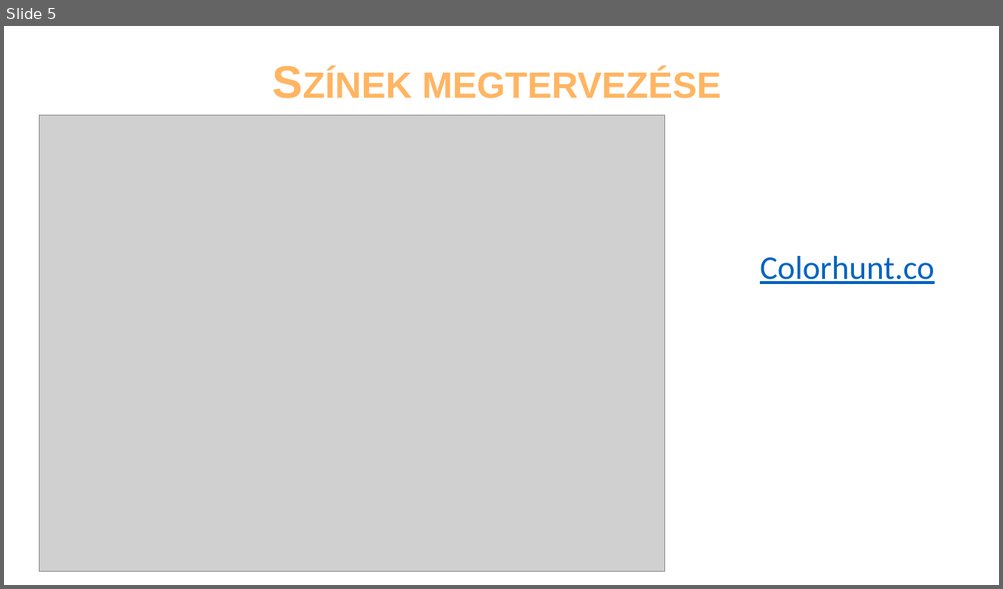
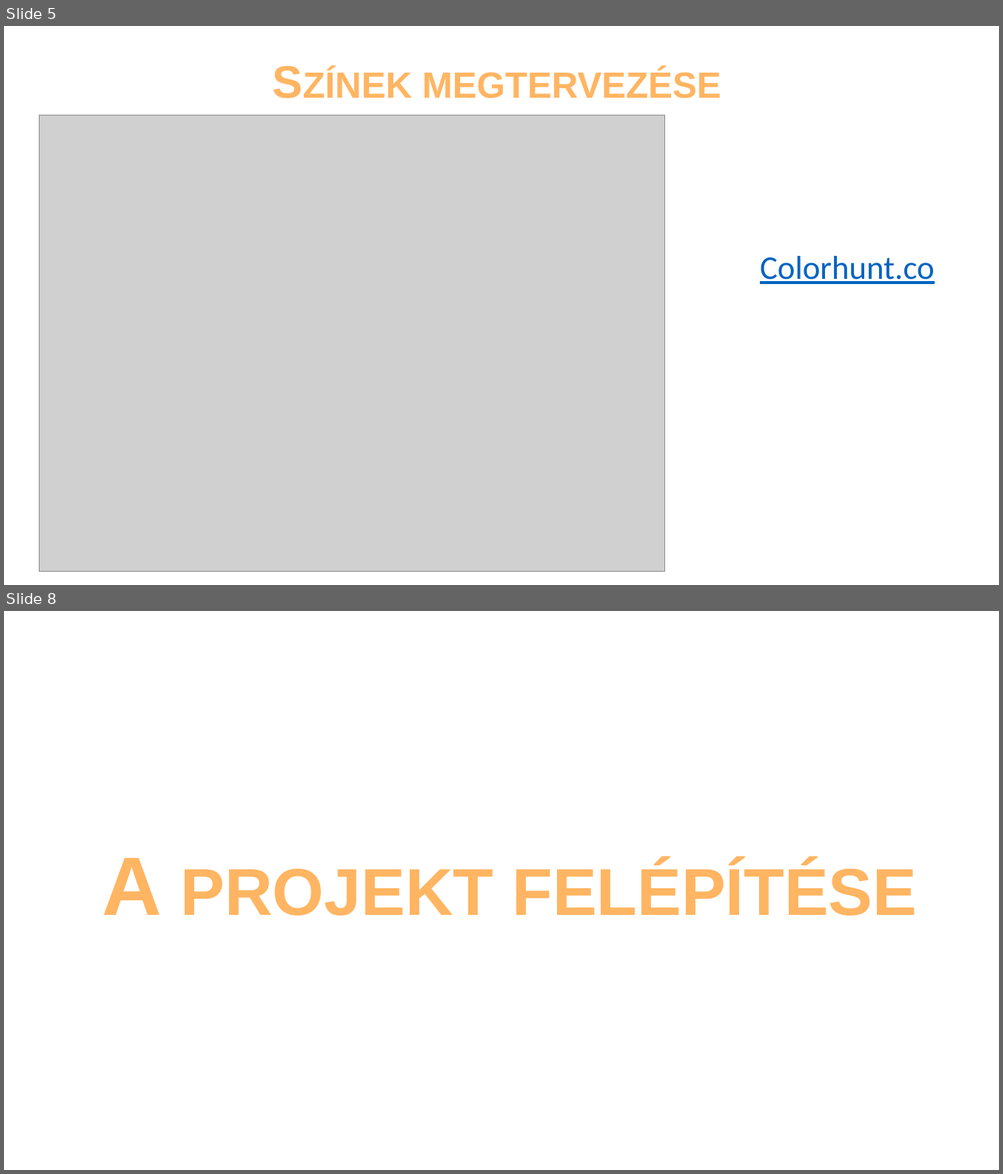
Before and after one commit to dzsofri/kulimuli.com, a slide deck: ikt projektfeladat.pptx. Shown one above the other, each under a label of ours: slide 5 before the commit, slides 5 and 8 after it; the slides between them are not shown. The pictures are 1003x589 and 1003x1174 pixels, drawn with LibreOffice and Linux fonts; fonts in the diff are those of the drawing; grey boxes stand for pictures. Boxes give left, top, right and bottom in pixels: in the first picture for what was removed or moved away, otherwise in the second. Text is boxed around its words. In the diff, an @@ line names an element or a change of style, - is before the commit and + after.

```diff
--- a/ikt projektfeladat.pptx
+++ b/ikt projektfeladat.pptx
@@ slide 8 added at (x1=4, y1=611, x2=999, y2=1170), background #FFFFFF @@
@@ title added at (x1=102, y1=858, x2=916, y2=916), 80 pt, text #FFB562, bold, small capitals @@
+A projekt felépítése
```
Also in this commit, not shown: 6 other slides added, 4 other files.
